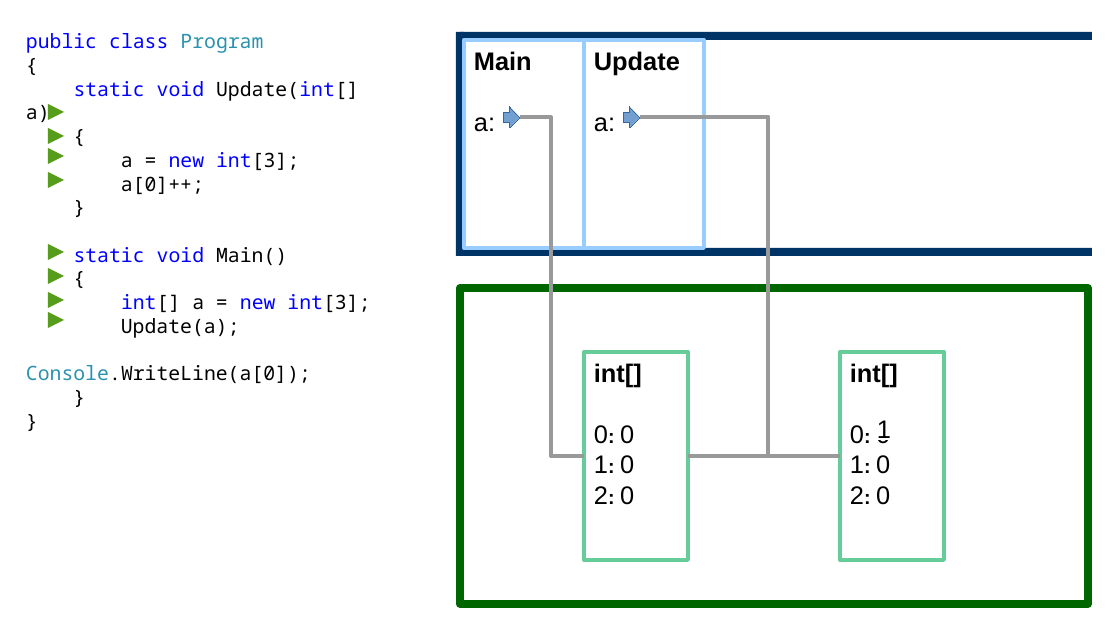
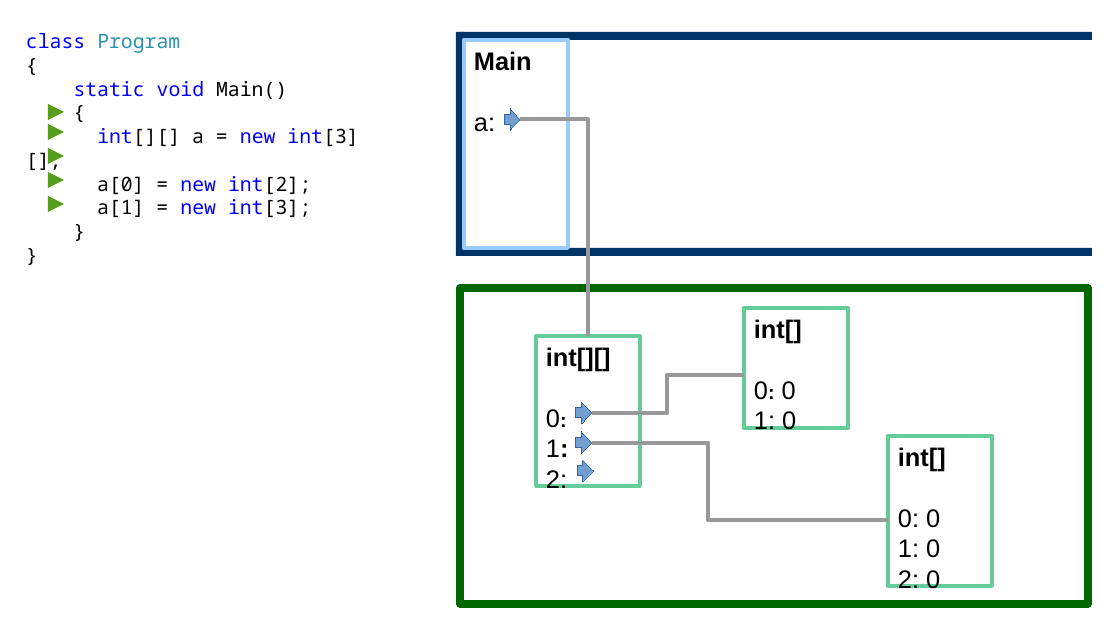
Before and after one commit to okulovsky/BasicProgramming, a slide deck: slide 1 of CS/Lecture05/S09 - Карты памяти.odp (slide 7 before the commit). Drawn at 1120x630 pixels with LibreOffice and Linux fonts; fonts in the diff are those of the drawing. Boxes give left, top, right and bottom in pixels: in the first picture for what was removed or moved away, otherwise in the second. Text is boxed around its words. In the diff, an @@ line names an element or a change of style, - is before the commit and + after.

```diff
--- a/CS/Lecture05/S09 - Карты памяти.odp
+++ b/CS/Lecture05/S09 - Карты памяти.odp
@@ text at [26, 33, 180, 53]: text changed; text colour #0000FF to #2B91AF @@
-public class Program
+class Program
@@ rectangle: place and size @@
-rectangle at [464, 40, 584, 248]
+rectangle at [464, 40, 568, 248]
@@ rectangle removed at [584, 40, 704, 248] @@
@@ text removed at [594, 51, 680, 132] @@
-Update
-a:
@@ text at [26, 81, 359, 194]: paragraphs removed @@
-static void Update(int[] a)
-{
-a = new int[3];
-a[0]++;
-}
@@ elbow line removed from (640, 117) to (688, 456) @@
@@ elbow line removed from (640, 117) to (841, 456) @@
@@ triangle: place and size @@
-triangle at [48, 128, 64, 144]
+triangle at [48, 124, 64, 140]
@@ text at [97, 128, 358, 217]: text changed @@
-int[] a = new int[3];
-Update(a);
-Console.WriteLine(a[0]);
+int[][] a = new int[3][];
+a[0] = new int[2];
+a[1] = new int[3];
@@ elbow line moved from (520, 117) - (584, 456) to (520, 120) - (588, 336) @@
@@ triangle: place and size @@
-triangle at [48, 244, 64, 260]
+triangle at [48, 196, 64, 212]
@@ triangle removed at [48, 268, 64, 285] @@
@@ triangle removed at [48, 292, 64, 308] @@
@@ triangle removed at [48, 312, 64, 328] @@
@@ rectangle added at [744, 308, 848, 428], outline #66CC99 2.83 pt @@
@@ text added at [754, 319, 802, 430], 18 pt, text #000000, bold @@
+int[]
+0: 0
+1: 0
@@ rectangle: place and size @@
-rectangle at [584, 352, 688, 560]
+rectangle at [537, 336, 640, 487]
@@ text at [546, 347, 611, 488]: text changed @@
-int[]
-0: 0
-1: 0
-2: 0
+int[][]
+0:
+1:
+2:
@@ elbow line added from (593, 413) to (744, 375), #999999 2.83 pt @@
@@ right arrow: place and size @@
-right arrow at [624, 107, 640, 128]
+right arrow at [576, 402, 593, 424]
@@ right arrow added at [576, 432, 593, 453], fill #729FCF, outline #3465A4 0 pt @@
@@ elbow line added from (593, 443) to (888, 520), #999999 2.83 pt @@
@@ text removed at [877, 420, 891, 443] @@
-1
@@ text "int[]": place and size @@
-text "int[]" at [850, 363, 898, 505]
+text "int[]" at [898, 447, 946, 589]
@@ rectangle: place and size @@
-rectangle at [841, 352, 944, 560]
+rectangle at [888, 436, 992, 586]
@@ right arrow added at [577, 460, 594, 482], fill #729FCF, outline #3465A4 0 pt @@
@@ text at [898, 509, 940, 589]: size 14 to 18 pt, bold off in "0:", "1:", "2:" @@
```
Also in this commit, not shown: 1 other slide changed, 5 slides removed, 9 other files.
